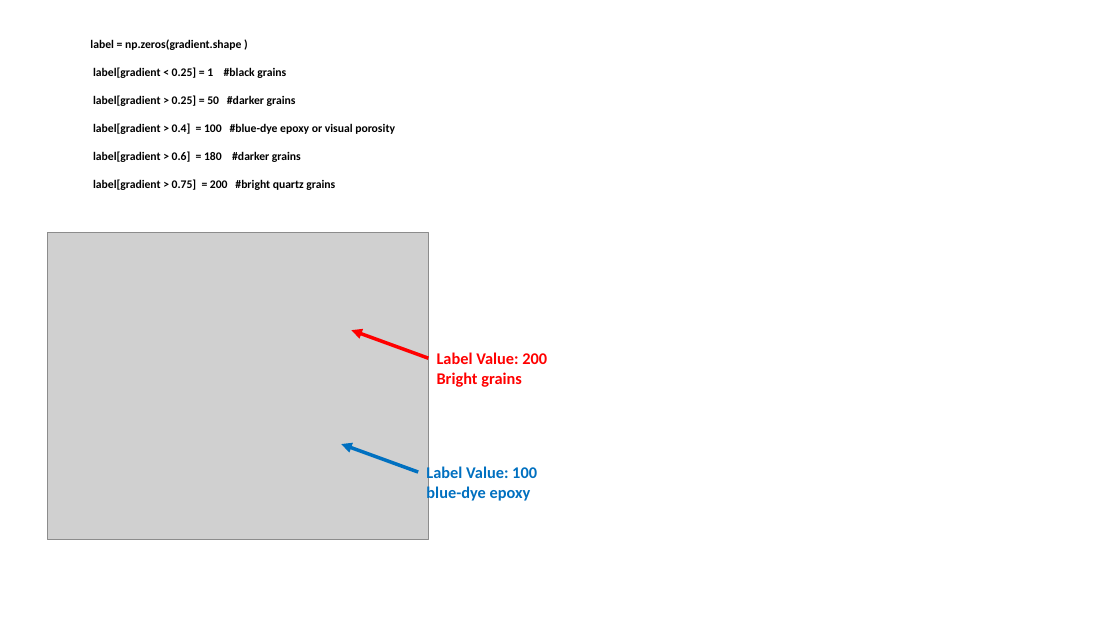
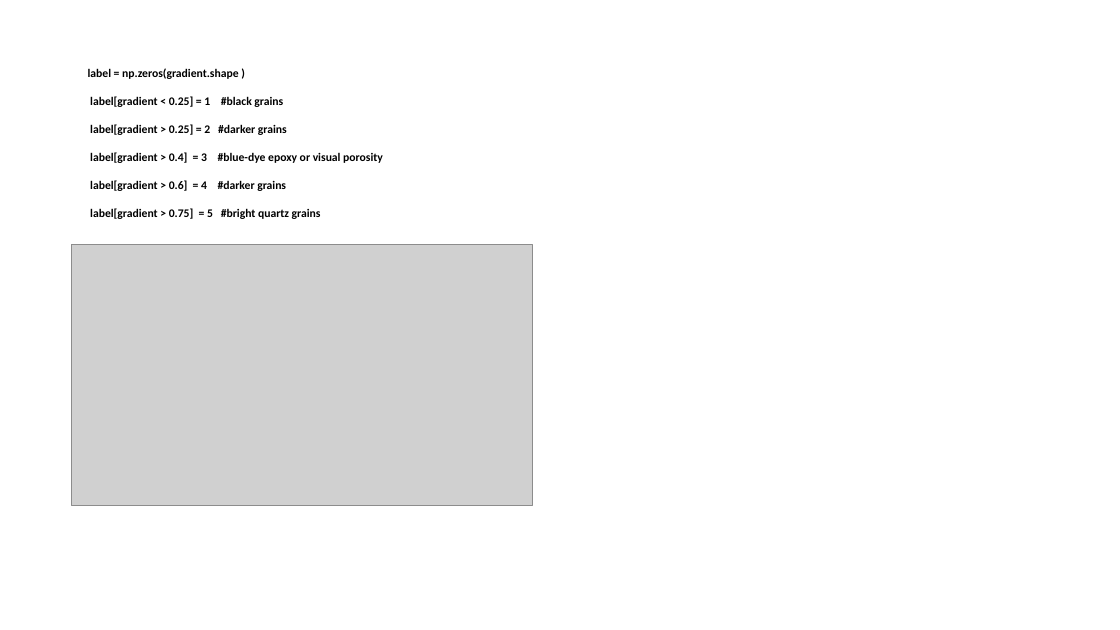
Before and after one commit to Philliec459/Create-Thin-Section-Image-Labels-for-Semantic-Segmentation-Training, a slide deck: slide 4 of CreateLabels.pptx (slide 3 before the commit). Drawn at 1120x630 pixels with LibreOffice and Linux fonts; fonts in the diff are those of the drawing; grey boxes stand for pictures. Boxes give left, top, right and bottom in pixels: in the first picture for what was removed or moved away, otherwise in the second. Text is boxed around its words. In the diff, an @@ line names an element or a change of style, - is before the commit and + after.

Commit message:
update project to reflect n_classes for labels

```diff
--- a/CreateLabels.pptx
+++ b/CreateLabels.pptx
@@ text "label = np.zeros(gradient.shape )": place and size @@
-text "label = np.zeros(gradient.shape )" at <box>90,39,395,190</box>
+text "label = np.zeros(gradient.shape )" at <box>88,68,383,219</box>
@@ text at <box>90,124,383,219</box>: text changed @@
-label[gradient > 0.25] = 50 #darker grains
-label[gradient > 0.4] = 100 #blue-dye epoxy or visual porosity
-label[gradient > 0.6] = 180 #darker grains
-label[gradient > 0.75] = 200 #bright quartz grains
+label[gradient > 0.25] = 2 #darker grains
+label[gradient > 0.4] = 3 #blue-dye epoxy or visual porosity
+label[gradient > 0.6] = 4 #darker grains
+label[gradient > 0.75] = 5 #bright quartz grains
@@ picture: place and size @@
-picture at <box>47,233,429,540</box>
+picture at <box>71,245,533,506</box>
@@ arrow removed from (429, 358) to (351, 330) @@
@@ text removed at <box>437,352,547,387</box> @@
-Label Value: 200
-Bright grains
@@ arrow removed from (418, 472) to (341, 444) @@
@@ text removed at <box>426,465,537,503</box> @@
-Label Value: 100
-blue-dye epoxy
```
Also in this commit, not shown: 2 slides added, 1 slide removed, 18 other files.
